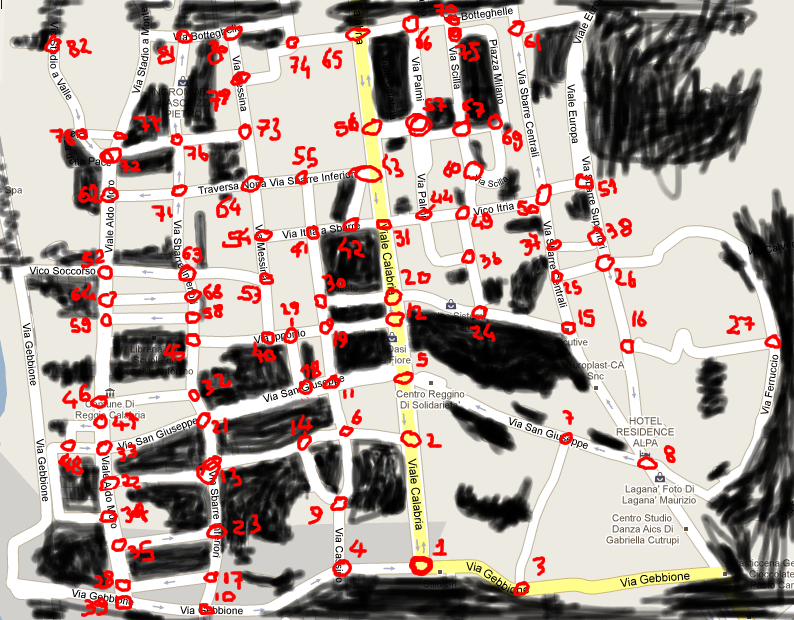
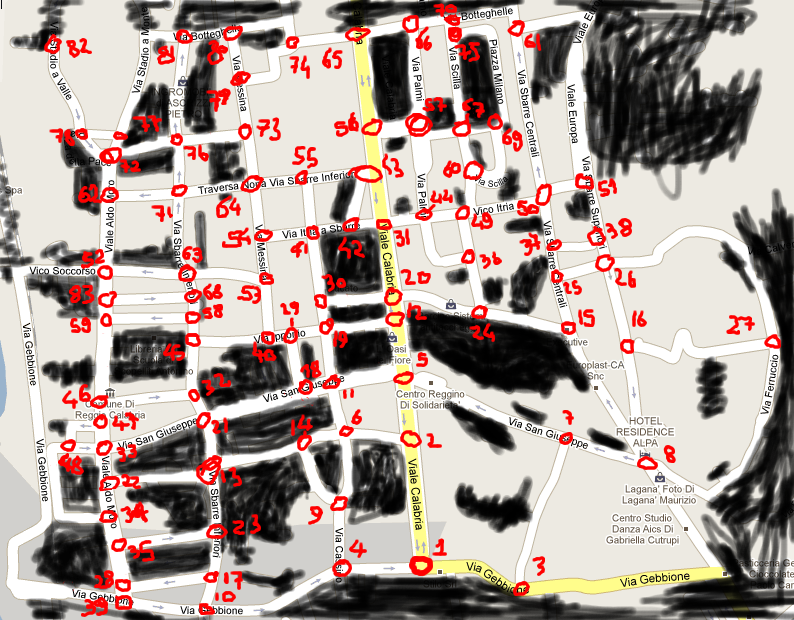
Two versions of the same layered image (794x620). Layer-by-layer changes:
painted on "nodes" over [69, 283, 96, 304]
